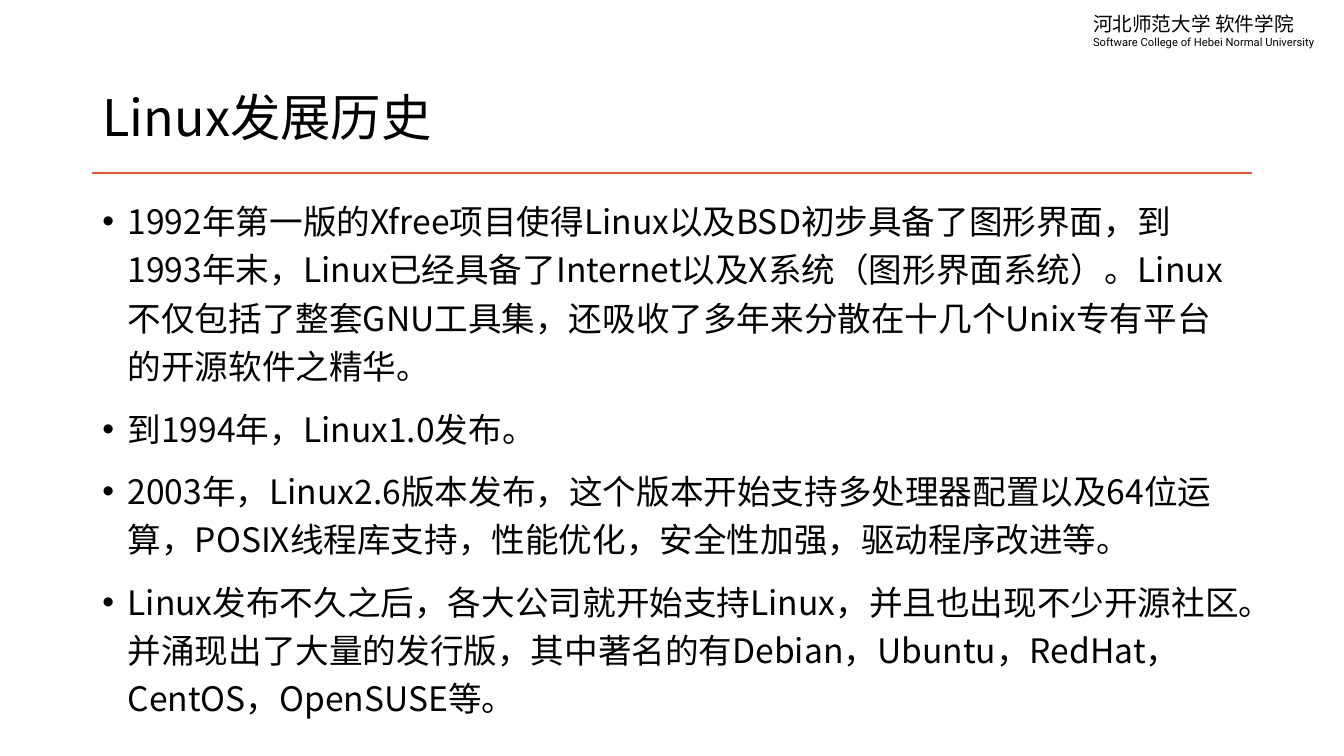
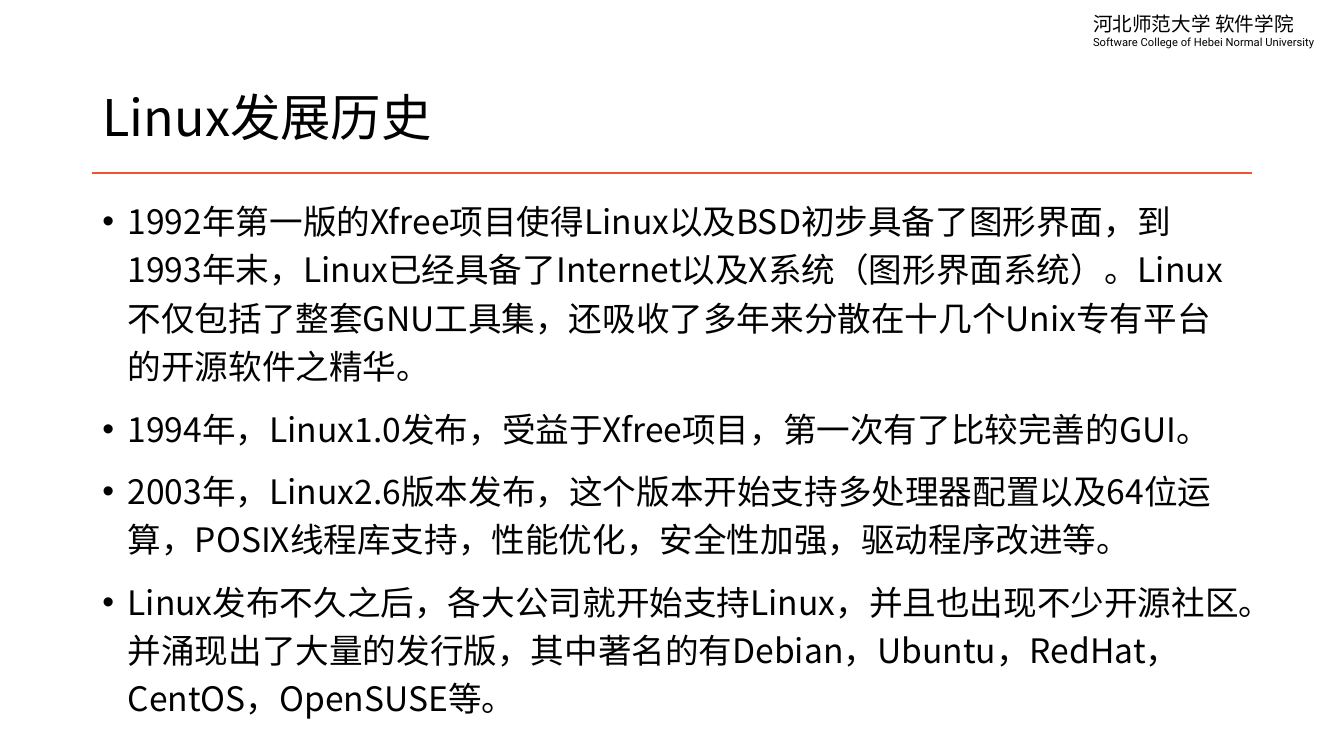
Before and after one commit to edu2act/course-linux-system, a slide deck: slide 7 of materials/slides/ch01-linux-history-and-install.pptx. Drawn at 1344x756 pixels with LibreOffice and Linux fonts; fonts in the diff are those of the drawing. Boxes give left, top, right and bottom in pixels: in the first picture for what was removed or moved away, otherwise in the second. Text is boxed around its words. In the diff, an @@ line names an element or a change of style, - is before the commit and + after.

```diff
--- a/materials/slides/ch01-linux-history-and-install.pptx
+++ b/materials/slides/ch01-linux-history-and-install.pptx
@@ text at (128,413,1210,446): text changed @@
-• 到1994年，Linux1.0发布。
+• 1994年，Linux1.0发布，受益于Xfree项目，第一次有了比较完善的GUI。
```
Also in this commit, not shown: 1 other file.
